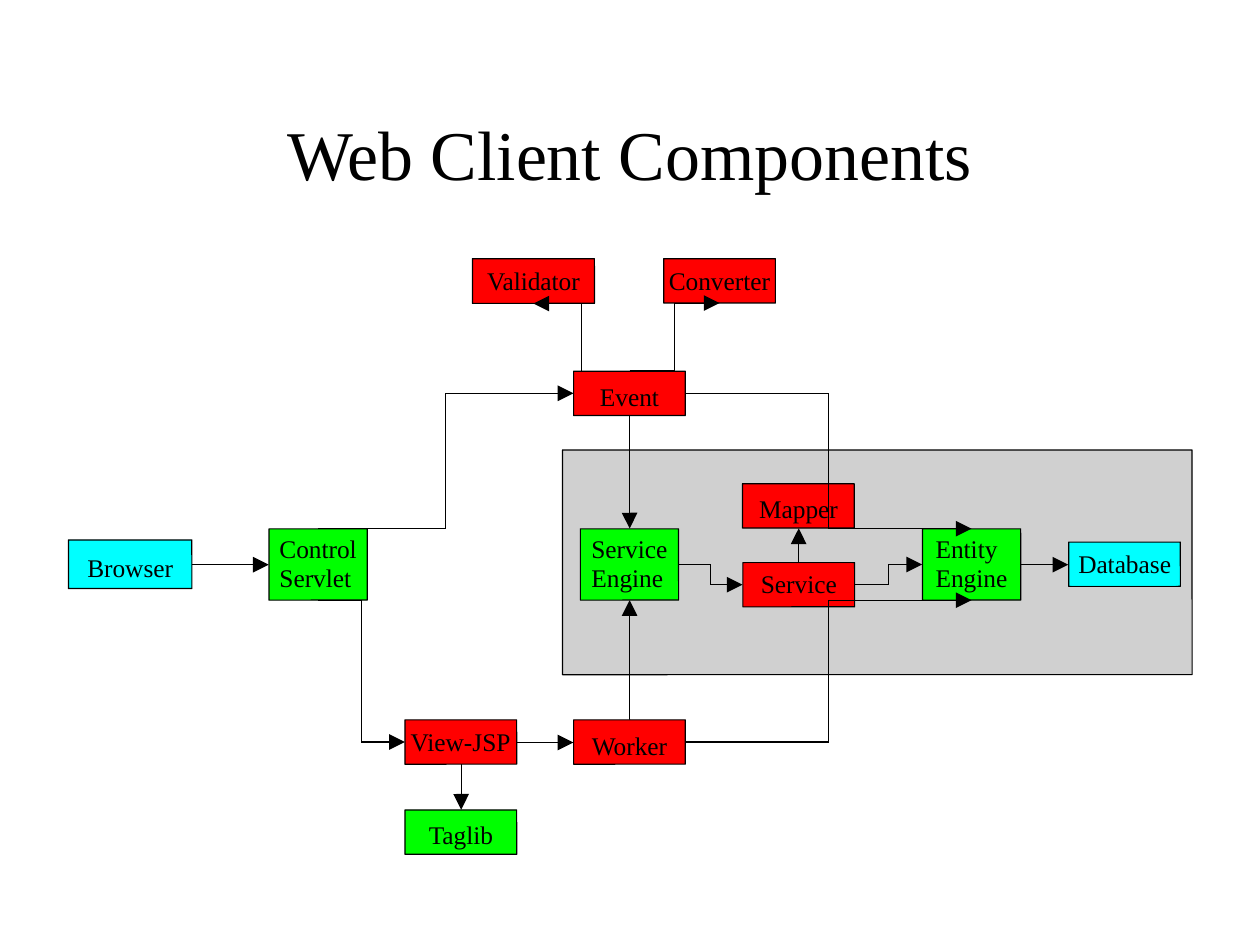
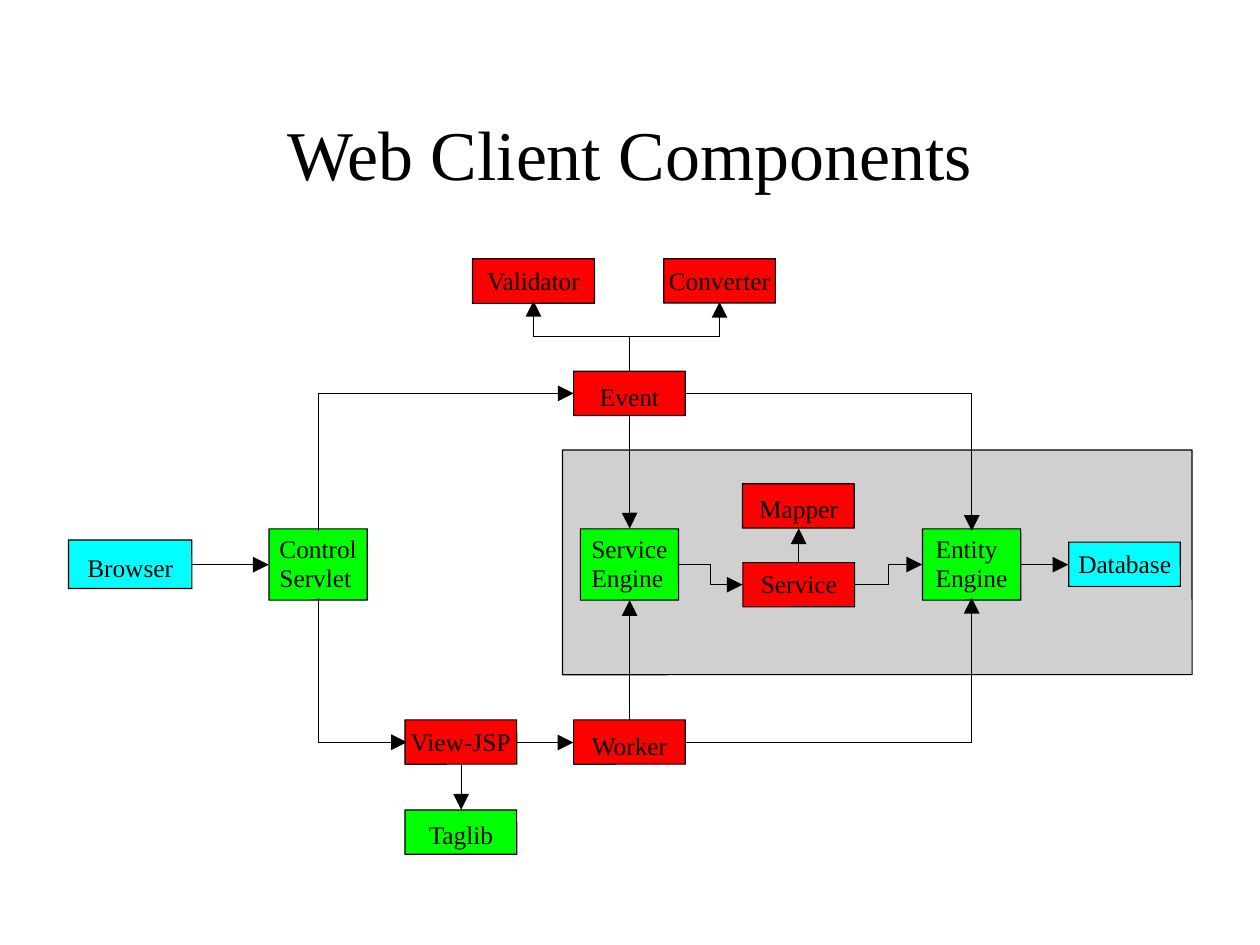
Before and after one commit to delan/OFBiz, a slide deck: slide 2 of website/ofbiz-overview.ppt. Drawn at 1260x945 pixels with LibreOffice and Linux fonts; fonts in the diff are those of the drawing; grey boxes stand for pictures. Boxes give left, top, right and bottom in pixels: in the first picture for what was removed or moved away, otherwise in the second. Text is boxed around its words. In the diff, an @@ line names an element or a change of style, - is before the commit and + after.

```diff
--- a/website/ofbiz-overview.ppt
+++ b/website/ofbiz-overview.ppt
@@ elbow arrow moved from (630, 372) - (534, 304) to (630, 372) - (534, 301) @@
@@ elbow arrow (630, 372) - (720, 302): route changed @@
@@ elbow arrow (318, 531) - (574, 393): route changed @@
@@ elbow arrow (686, 393) - (972, 531): route changed @@
@@ elbow arrow (318, 598) - (407, 742): route changed @@
@@ elbow arrow (686, 742) - (972, 598): route changed @@
```
Also in this commit, not shown: 2 other slides changed.
